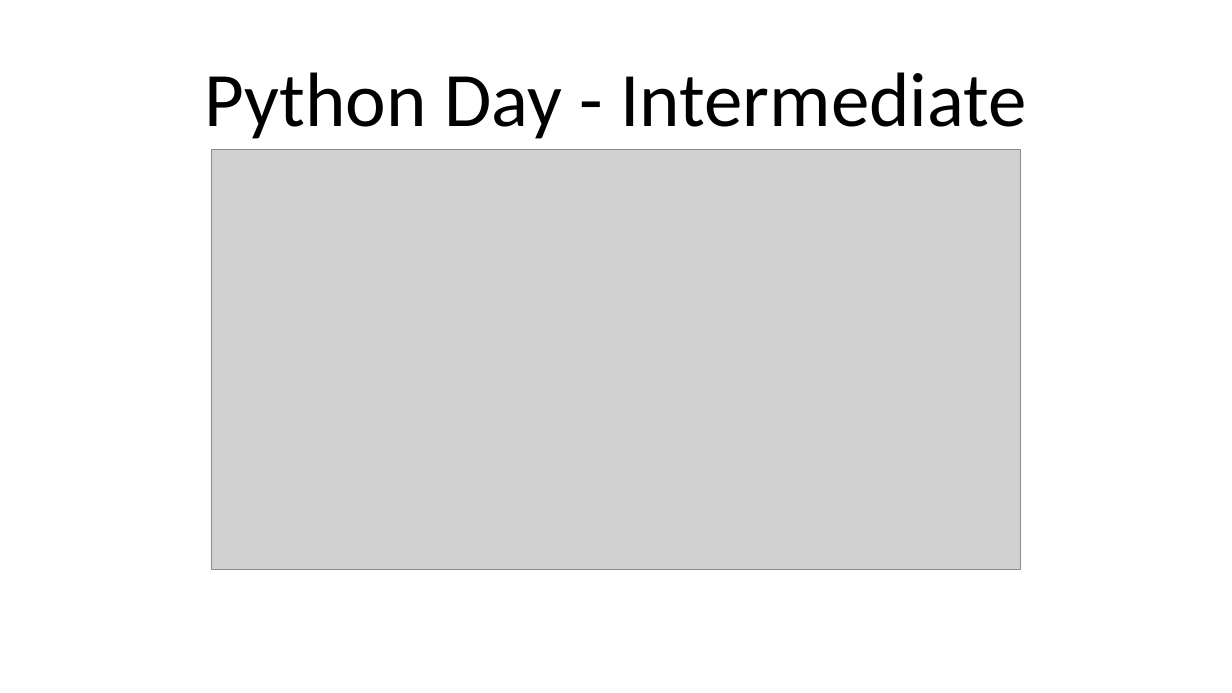
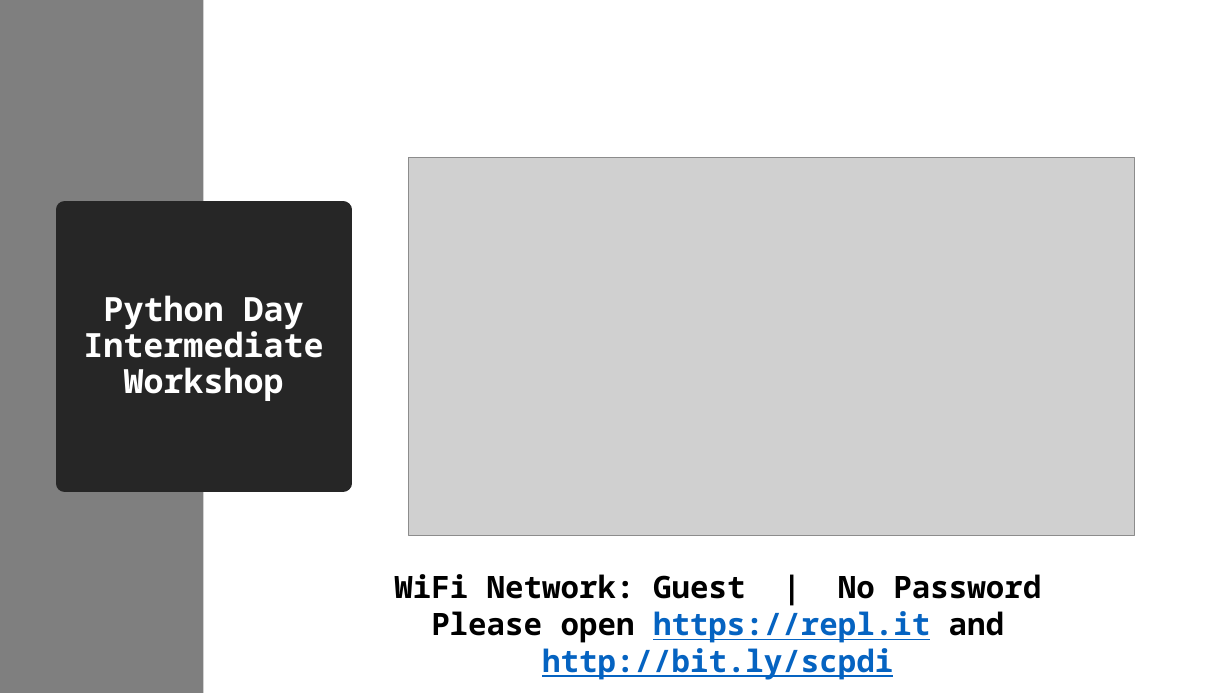
Before and after one commit to seattlecoderdojo/PythonDay-TreasureHunt, a slide deck: slide 1 of Python Day - Intermediate.pptx. Drawn at 1232x693 pixels with LibreOffice and Linux fonts; fonts in the diff are those of the drawing; grey boxes stand for pictures. Boxes give left, top, right and bottom in pixels: in the first picture for what was removed or moved away, otherwise in the second. Text is boxed around its words. In the diff, an @@ line names an element or a change of style, - is before the commit and + after.

```diff
--- a/Python Day - Intermediate.pptx
+++ b/Python Day - Intermediate.pptx
@@ rectangle added at (x1=0, y1=0, x2=203, y2=693), fill #7F7F7F @@
@@ picture resized from (x1=212, y1=150, x2=1020, y2=570) to (x1=409, y1=157, x2=1135, y2=535) @@
@@ title "Python Day Intermediate Workshop" resized from (x1=205, y1=72, x2=1026, y2=139) to (x1=65, y1=210, x2=343, y2=483) @@
@@ title "Python Day Intermediate Workshop" at (x1=65, y1=210, x2=343, y2=483): vertical alignment bottom to middle; fill none to #262626; outline none to #262626 13.75 pt @@
@@ title at (x1=83, y1=295, x2=323, y2=401): text changed; size 60 to 26 pt; font Calibri to Noto Sans Mono; text colour #000000 to #FFFFFF; bold on @@
-Python Day - Intermediate
+Python Day Intermediate
+Workshop
@@ text added at (x1=394, y1=574, x2=1041, y2=680), 24 pt, text #000000, bold @@
+WiFi Network: Guest | No Password
+Please open https://repl.it and http://bit.ly/scpdi
```
Also in this commit, not shown: 2 slides added, 1 slide removed, 2 other files.
